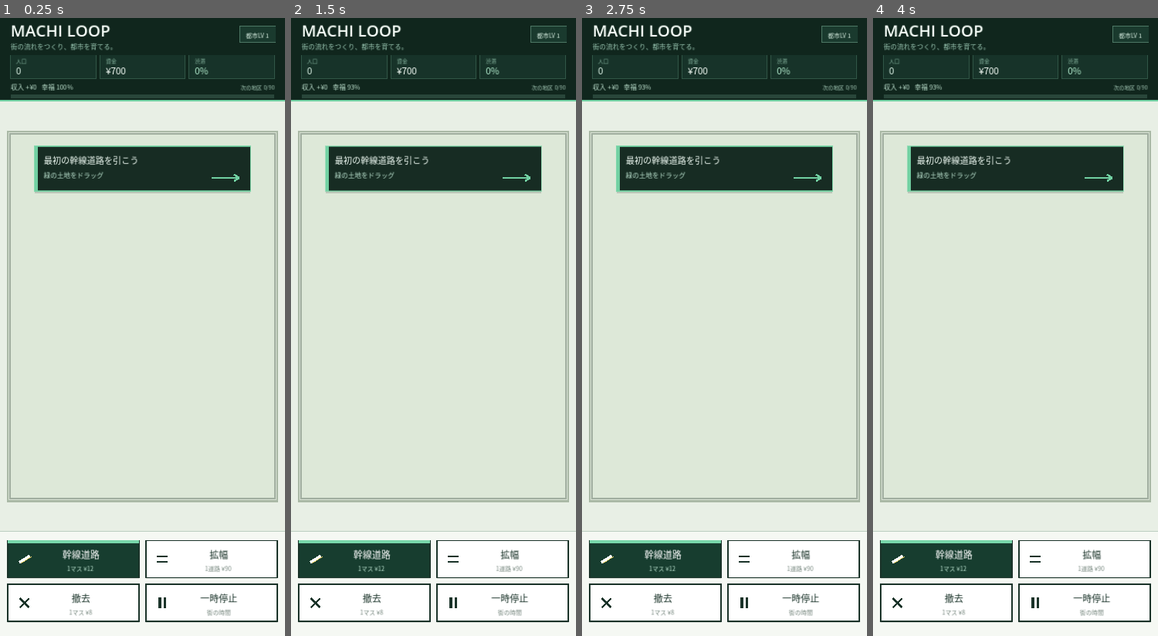
Above: before the commit, frames 1-4 (left to right).
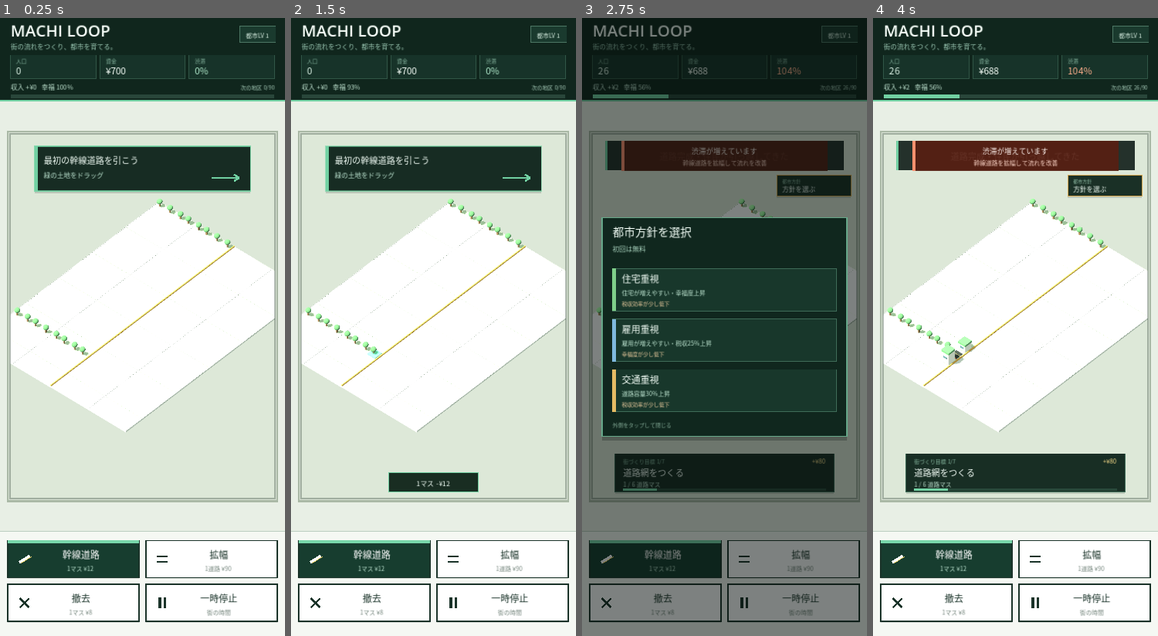
Above: after the commit, the same moments.

Repository: 48wr9f4wgp-lab/machi-loop
Game: Godot game, scene res://main.tscn
Two runs of this game, one before a commit and one after it. Both use one fixed random seed, a clock stepped at 60 frames per second and the inputs below.
Inputs (mouse positions are in pixels of both pictures, inside the frame that each line leads up to):
- Up to frame 1 (0.25 s): no input
- Up to frame 2 (1.5 s): tap Enter at 0.5 s; move the mouse to (496, 296) at 0.52 s; click (496, 296) at 0.67 s; tap Space at 1.25 s; drag from (376, 357) to (419, 450) at 1.27 s
- Up to frame 3 (2.75 s): move the mouse to (753, 191) at 2.02 s; click (753, 191) at 2.17 s
- Up to frame 4 (4 s): drag from (1001, 450) to (930, 234) at 2.77 s; tap Enter at 3.5 s; move the mouse to (1101, 419) at 3.52 s; click (1101, 419) at 3.67 s

The runs differ from the first frame. In frame 1, 21% of the frame differs, in the area x 3-97%, y 29-67%; in frame 2, 22%; in frame 3, 85%, in the area x 0-100%, y 1-100%; in frame 4, 33%.

Commit message:
chore: switch entry script to v0.12

Diff:
--- a/main.gd
+++ b/main.gd
@@ -1 +1 @@
-extends "res://main_v11_ja.gd"
+extends "res://main_v12_web3d.gd"
